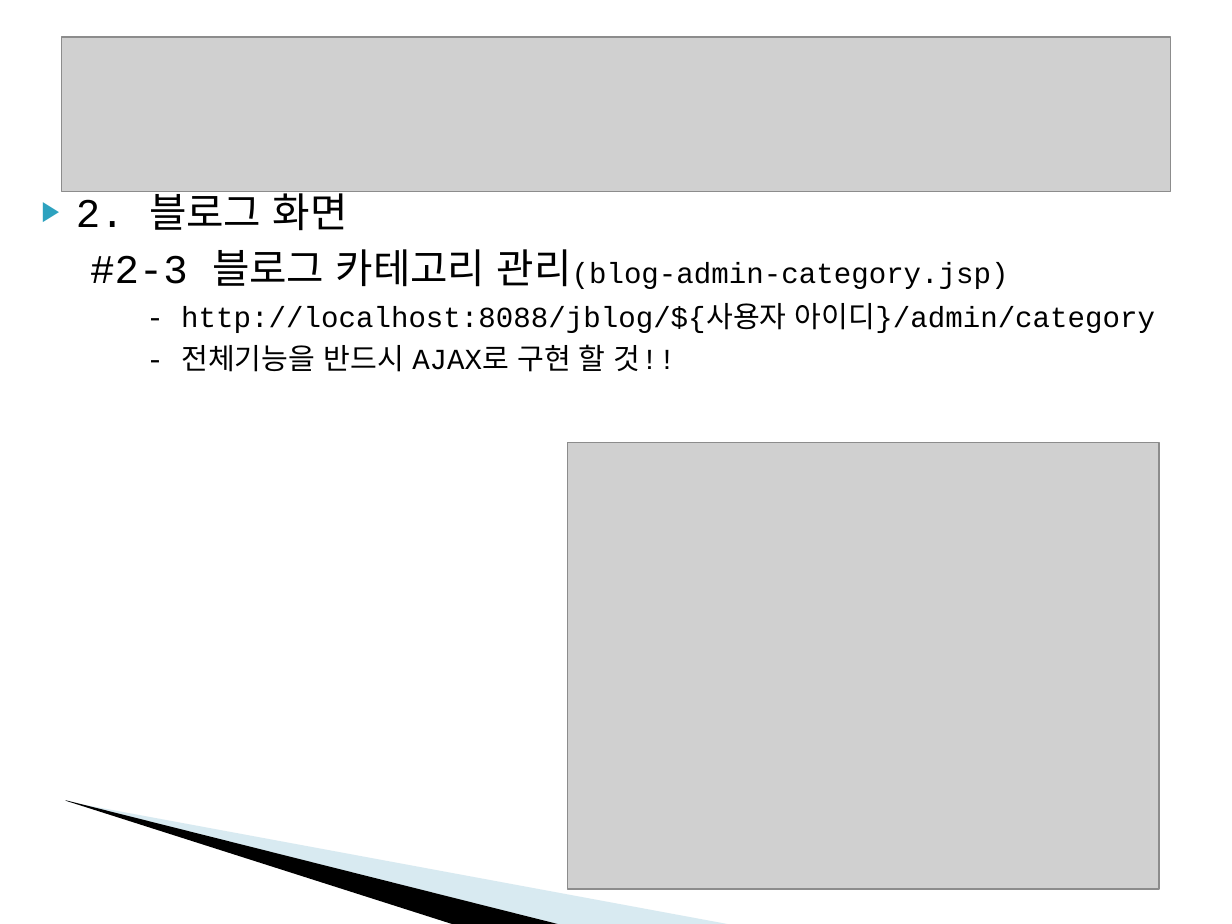
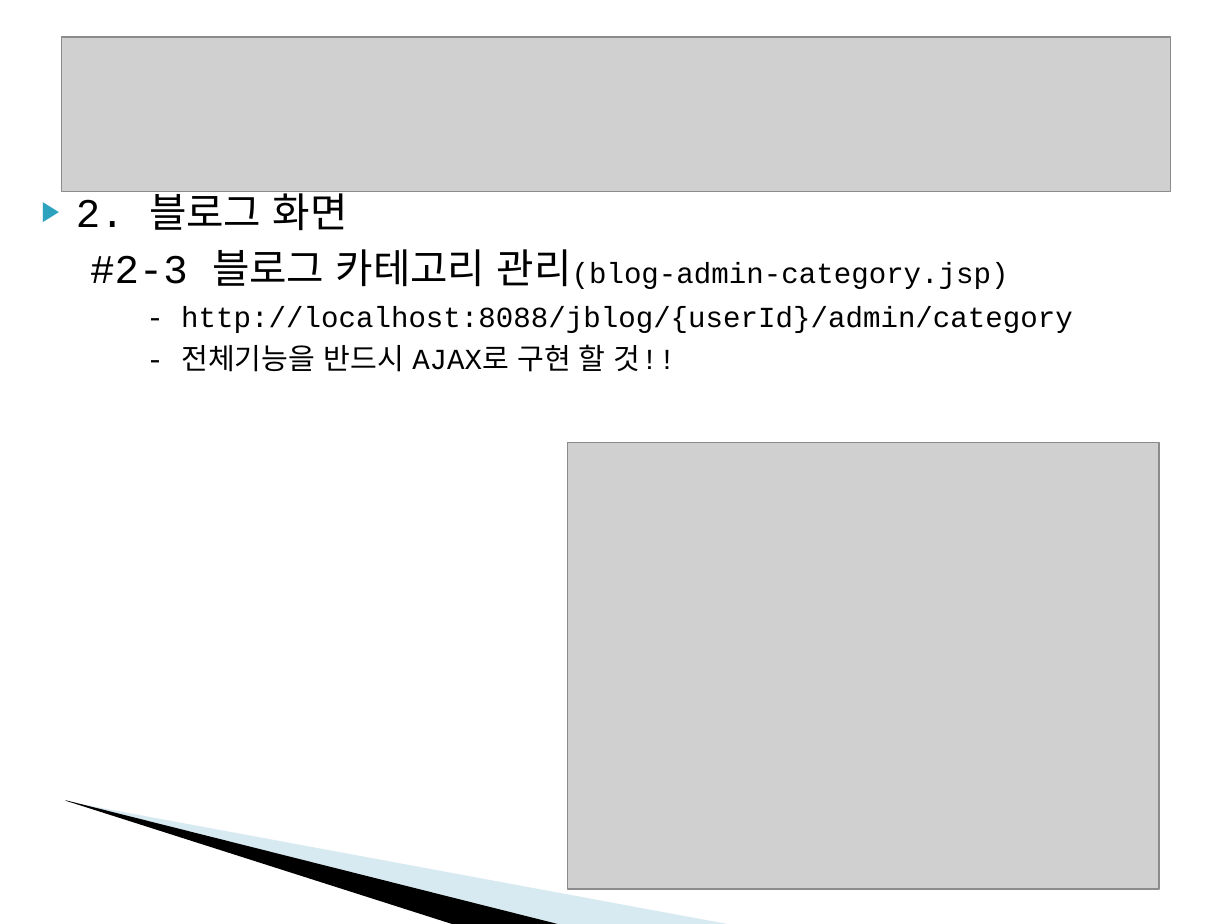
Before and after one commit to OnceTwice/jblog-1, a slide deck: slide 10 of docs/SpringMVC-평가과제.ppt. Drawn at 1232x924 pixels with LibreOffice and Linux fonts; fonts in the diff are those of the drawing; grey boxes stand for pictures; background and template pictures are left out. Boxes give left, top, right and bottom in pixels: in the first picture for what was removed or moved away, otherwise in the second. Text is boxed around its words. In the diff, an @@ line names an element or a change of style, - is before the commit and + after.

```diff
--- a/docs/SpringMVC-평가과제.ppt
+++ b/docs/SpringMVC-평가과제.ppt
@@ text at (181, 306, 1073, 333): text changed @@
-- http://localhost:8088/jblog/${사용자 아이디}/admin/category
+- http://localhost:8088/jblog/{userId}/admin/category
```
Also in this commit, not shown: 3 other slides changed.
